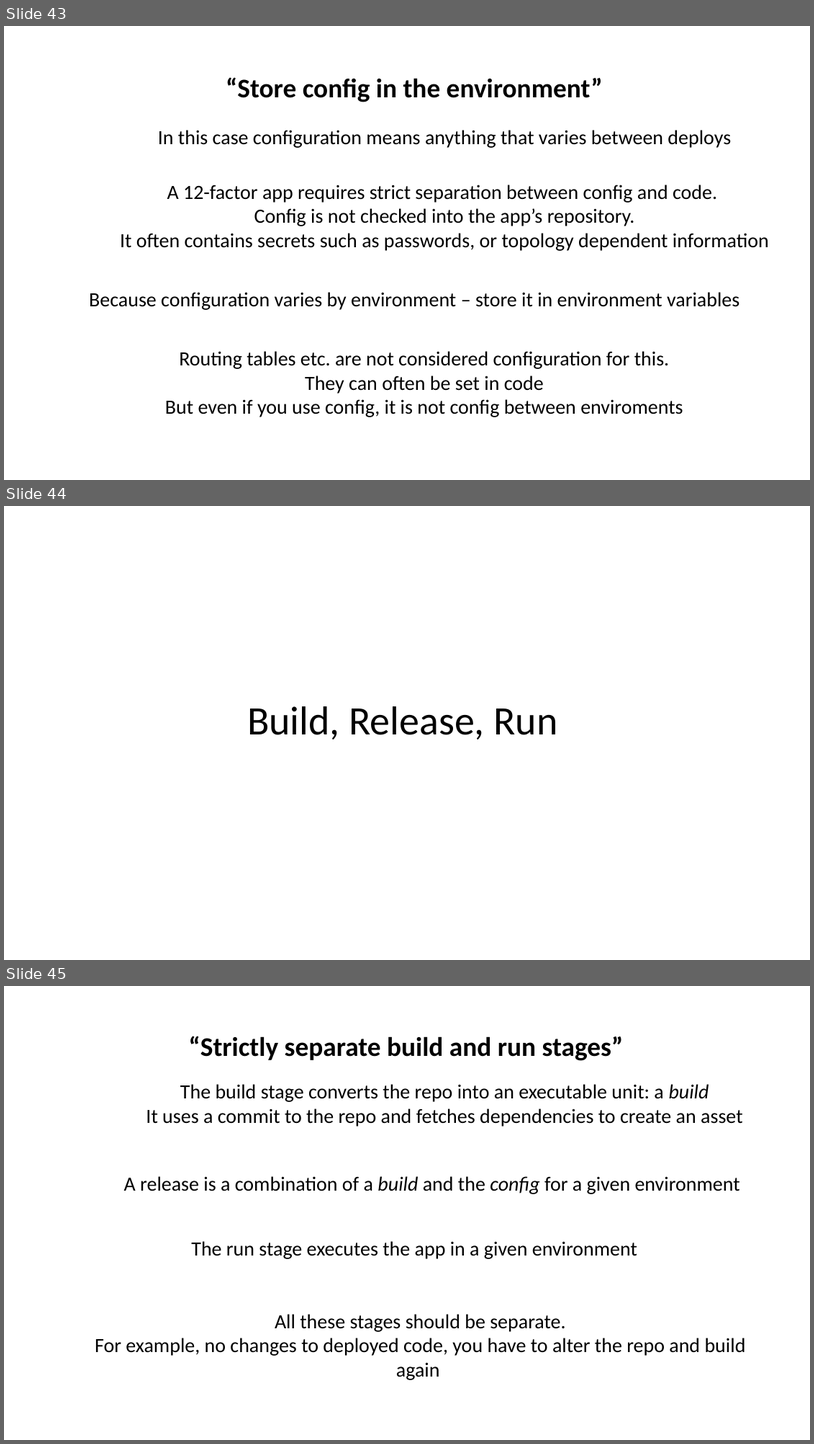
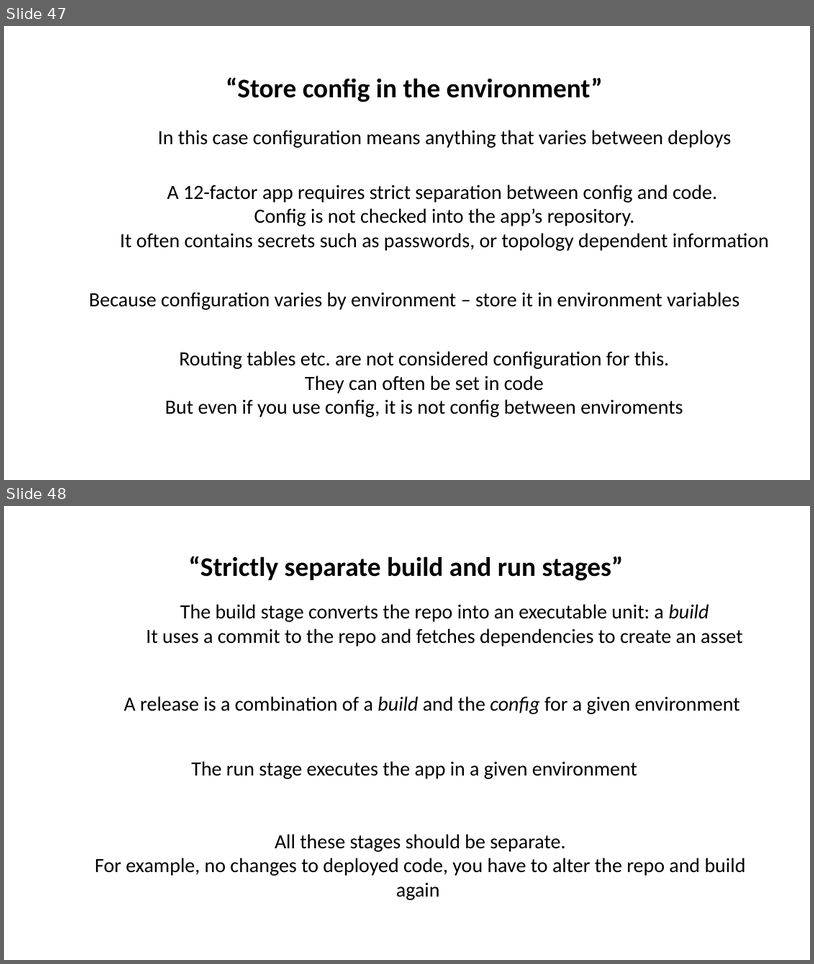
Before and after one commit to iancooper/Presentations, a slide deck: 12-factor apps in .NET (Short).pptx. Shown one above the other, each under a label of ours: slides 43, 44 and 45 before the commit, slides 47 and 48 after it. The pictures are 814x1444 and 814x964 pixels, drawn with LibreOffice and Linux fonts; fonts in the diff are those of the drawing. Boxes give left, top, right and bottom in pixels: in the first picture for what was removed or moved away, otherwise in the second. Text is boxed around its words. In the diff, an @@ line names an element or a change of style, - is before the commit and + after.

```diff
--- a/12-factor apps in .NET (Short).pptx
+++ b/12-factor apps in .NET (Short).pptx
@@ slide 44 removed at [4, 506, 810, 960], background #FFFFFF @@
@@ text removed at [247, 706, 558, 739] @@
-Build, Release, Run
@@ what was slide 43 is now slide 47 @@
@@ what was slide 45 is now slide 48 @@
```
Also in this commit, not shown: 3 slides changed, 4 slides added.
